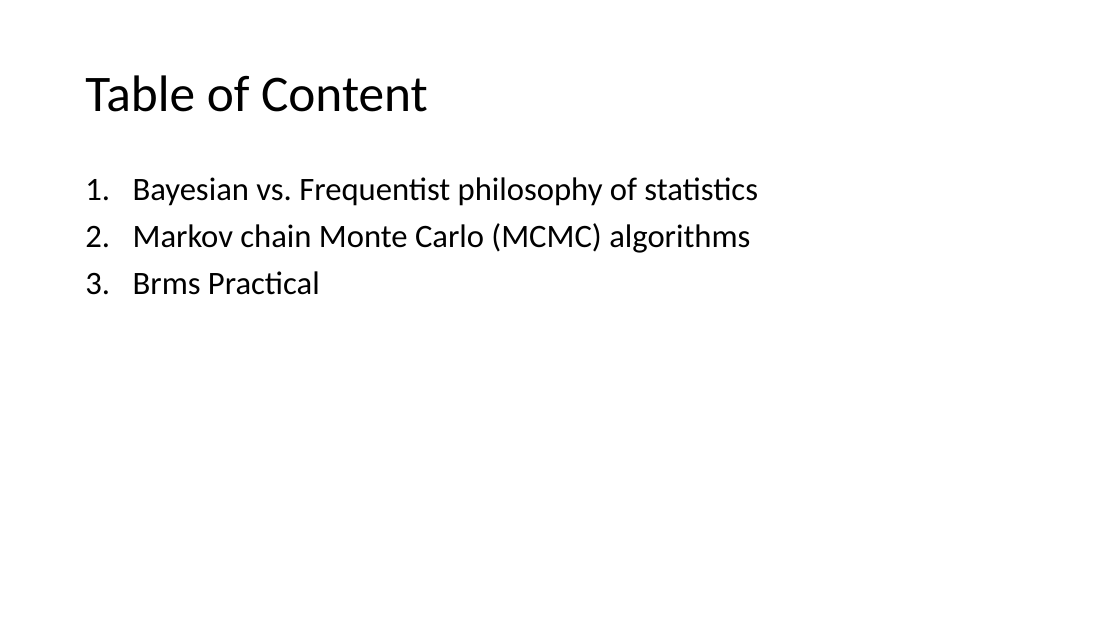
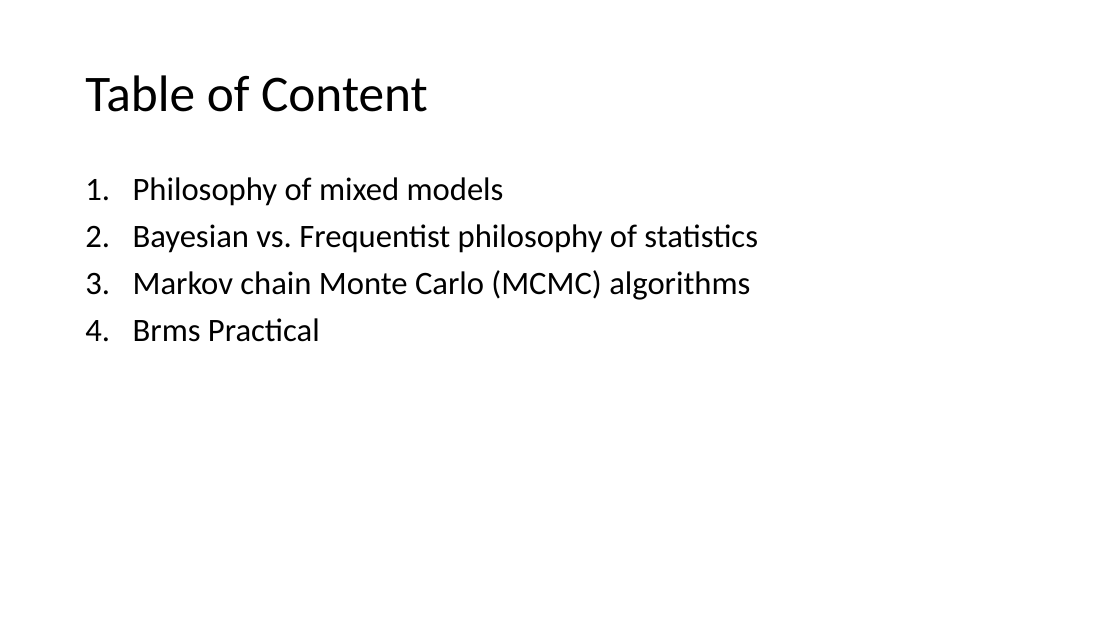
Before and after one commit to julianquandt/M3-brms-intro, a slide deck: slide 2 of intro_to_brms.pptx. Drawn at 1120x630 pixels with LibreOffice and Linux fonts; fonts in the diff are those of the drawing. Boxes give left, top, right and bottom in pixels: in the first picture for what was removed or moved away, otherwise in the second. Text is boxed around its words. In the diff, an @@ line names an element or a change of style, - is before the commit and + after.

Commit message:
Added initial part on philosophy of mixed models

```diff
--- a/intro_to_brms.pptx
+++ b/intro_to_brms.pptx
@@ text at [133, 177, 504, 206]: paragraph added @@
+1. Philosophy of mixed models
```
Also in this commit, not shown: 2 other slides changed, 13 slides added, 2 slides removed.
